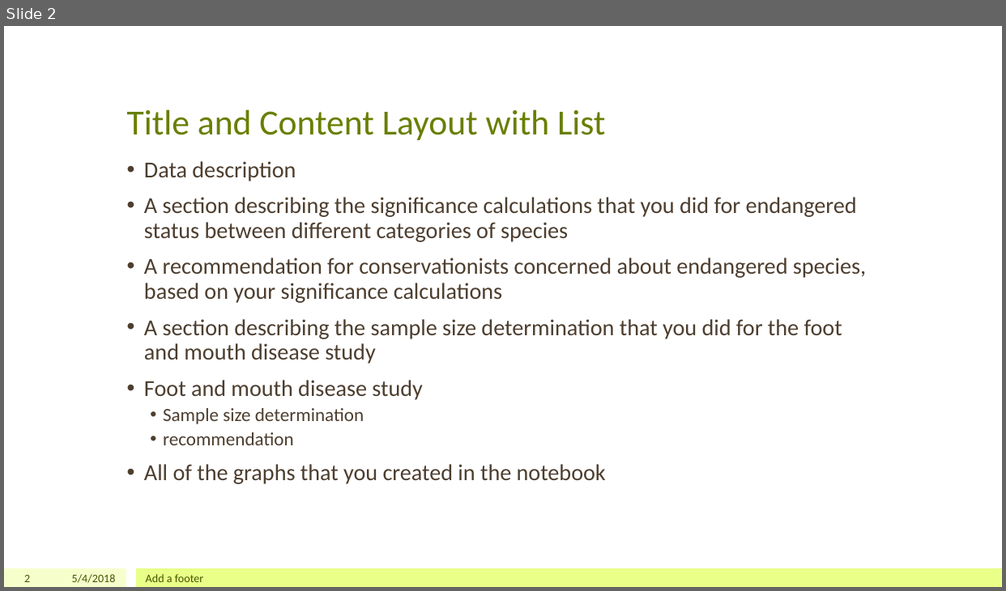
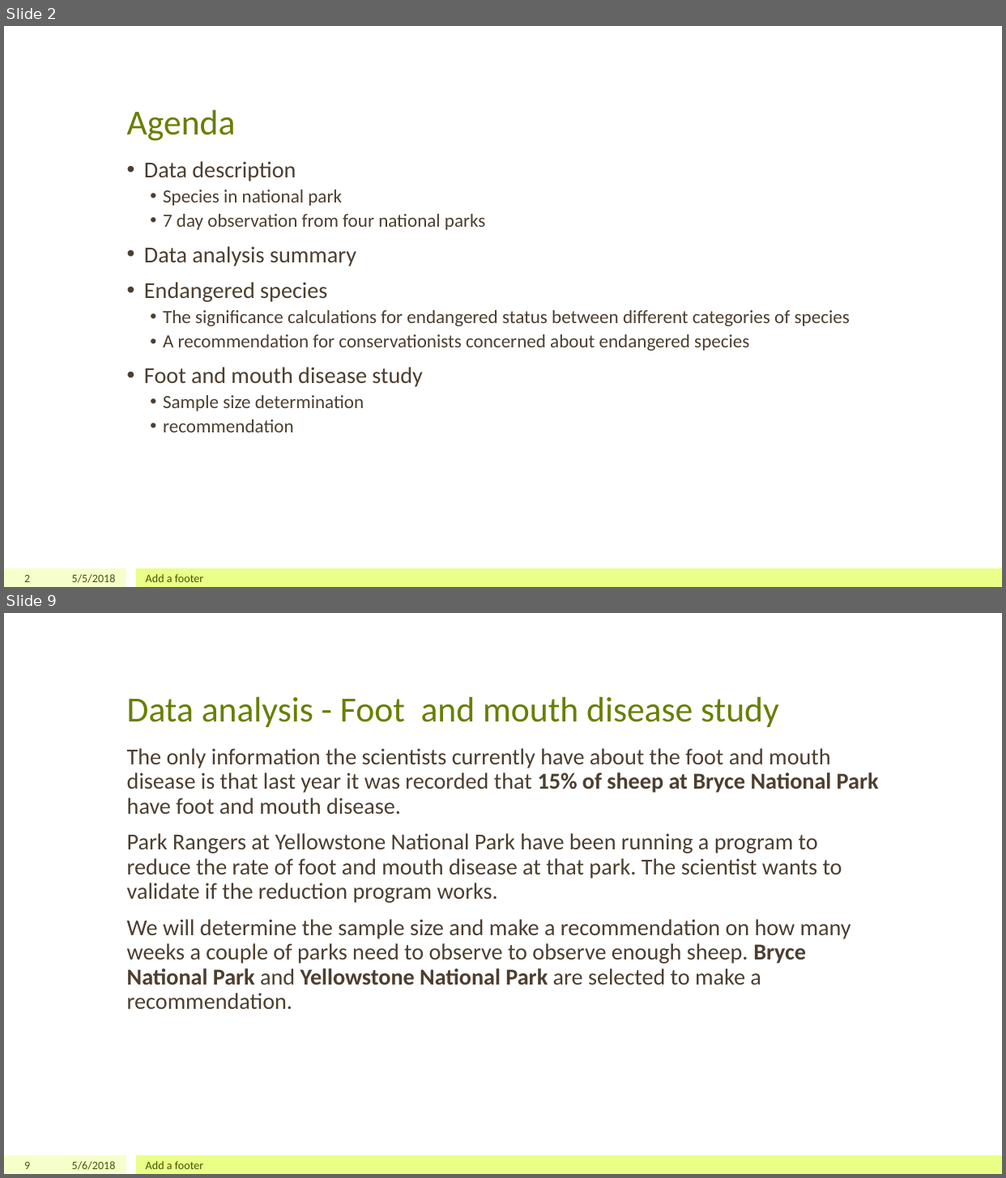
Before and after one commit to iamchristinelee/codeacademy, a slide deck: DataScience/Capstone/biodiversity.pptx. Shown one above the other, each under a label of ours: slide 2 before the commit, slides 2 and 9 after it; the slides between them are not shown. The pictures are 1006x591 and 1006x1178 pixels, drawn with LibreOffice and Linux fonts; fonts in the diff are those of the drawing. Boxes give left, top, right and bottom in pixels: in the first picture for what was removed or moved away, otherwise in the second. Text is boxed around its words. In the diff, an @@ line names an element or a change of style, - is before the commit and + after.

```diff
--- a/DataScience/Capstone/biodiversity.pptx
+++ b/DataScience/Capstone/biodiversity.pptx
@@ slide 9 added at (4, 613, 1002, 1174), background #FFFFFF; not listed: 2 template elements that a slide beside it also shows @@
@@ title added at (127, 696, 779, 727), 34 pt, text #688000 @@
+Data analysis - Foot and mouth disease study
@@ text added at (127, 748, 879, 1009), 22 pt, text #4D3E2F @@
+The only information the scientists currently have about the foot and mouth disease is that last year it was recorded that 15% of sheep at Bryce National Park have foot and mouth disease.
+Park Rangers at Yellowstone National Park have been running a program to reduce the rate of foot and mouth disease at that park. The scientist wants to validate if the reduction program works.
+We will determine the sample size and make a recommendation on how many weeks a couple of parks need to observe to observe enough sheep. Bryce National Park and Yellowstone National Park are selected to make a recommendation.
@@ page number added at (24, 1162, 30, 1169), 11 pt, text #455500 @@
+9
@@ text added at (72, 1161, 116, 1170), 11 pt, text #455500 @@
+5/6/2018
@@ text added at (146, 1161, 203, 1169), 11 pt, text #455500 @@
+Add a footer
@@ slide 2 changed as well @@
@@ title at (127, 109, 236, 141): text changed @@
-Title and Content Layout with List
+Agenda
@@ text at (144, 190, 850, 351): text changed; size 22 to 18 pt @@
-• A section describing the significance calculations that you did for endangered status between different categories of species
-• A recommendation for conservationists concerned about endangered species, based on your significance calculations
-• A section describing the sample size determination that you did for the foot and mouth disease study
+  • Species in national park
+  • 7 day observation from four national parks
+• Data analysis summary
+• Endangered species
+  • The significance calculations for endangered status between different categories of species
+  • A recommendation for conservationists concerned about endangered species
@@ text at (144, 464, 606, 484): paragraph removed @@
-• All of the graphs that you created in the notebook
@@ text at (72, 574, 116, 583): text changed @@
-5/4/2018
+5/5/2018
```
Also in this commit, not shown: 3 other slides changed, 5 other slides added, 10 slides removed, 3 other files.
